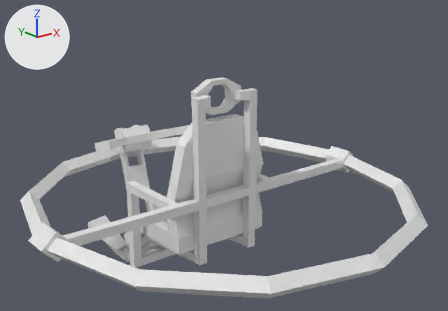
Before and after pictures for a commit that changed the OBJ model models/seat.obj.
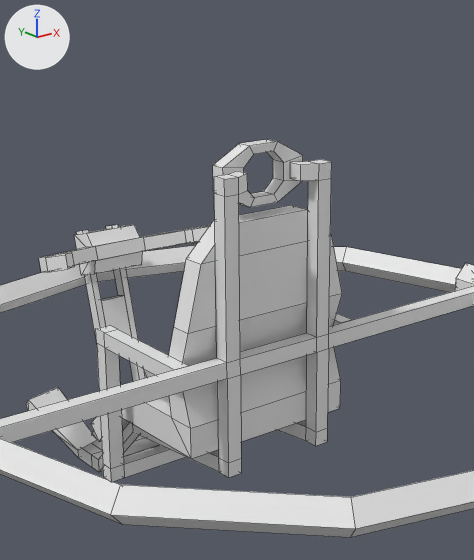
There are two pictures of each version: one whole from a 50 mm camera at (-40.3, -57.6, 23.3) aimed at (0.6, -6.5, 2.8), one close up on the part from 16% to 75% of the width and 0% to 100% of the height. Lighting does not change. The marker at upper left points along +X, +Y and +Z. The first two pictures are the older version. The close-ups show mesh edges as thin lines. Where no turn or scale is listed for an object, it has been applied to the vertices. Vertices at exactly the same position are counted once.
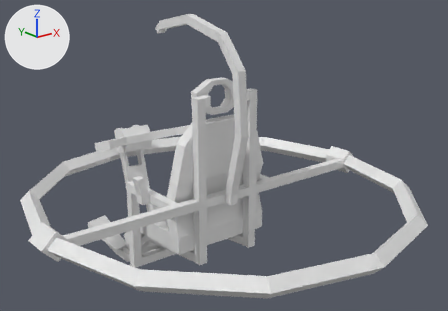
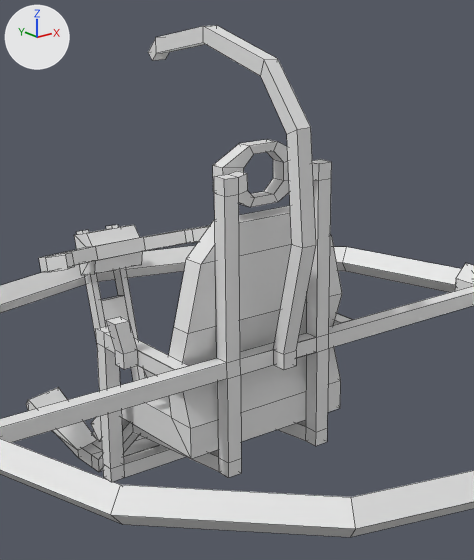
What differs and where, as boxes [x1, y1, x2, y2] in the close-ups (474 x 560 px):
'Cube.003', reshaped
    before: [0, 159, 474, 478]
    after: [0, 25, 474, 478]
part 1 of me_cube_003, built on
    before: [240, 337, 317, 374]
    after: [148, 25, 317, 374]
part 2 of me_cube_004, built on
    before: [104, 333, 174, 375]
    after: [104, 317, 174, 375]

Patch to the scene script:
```diff
--- a/models/seat.obj.py
+++ b/models/seat.obj.py
@@ me_cube_003 @@
 # used by ob_cube_003; location = (0.0, 0.0, 0.0)
-me_cube_003.from_pydata(...)  # 126 vertices, 135 faces; spans x -21.5..21.5, y -8.0..13.0, z -14.5..10.0
+me_cube_003.from_pydata(...)  # 158 vertices, 167 faces; spans x -21.5..21.5, y -10.7..13.0, z -14.5..17.8
+# me_cube_003 part 1
+# 1 face is deleted
+# 16 vertices are added at x -0.5, y -10.7..5.0, z -2.0..17.8
+# 16 new vertices lie (1.0, 0.0, 0.0) away from vertices in x -0.5, y -10.7..5.0, z -2.0..17.8
+# 33 new faces join them
@@ me_cube_004 @@
 # used by ob_cube_004; location = (0.0, 0.0, 0.0)
-me_cube_004.from_pydata(...)  # 40 vertices, 38 faces; spans x -7.0..7.0, y -7.0..2.0, z -11.5..-1.0
+me_cube_004.from_pydata(...)  # 64 vertices, 62 faces; spans x -8.5..8.5, y -7.0..2.0, z -11.5..1.0
+# me_cube_004 part 2
+# 2 faces are deleted
+# 24 vertices are added at x -8.5..8.5, y -3.0..-2.0, z -2.0..1.0
+# 26 new faces join them
```
